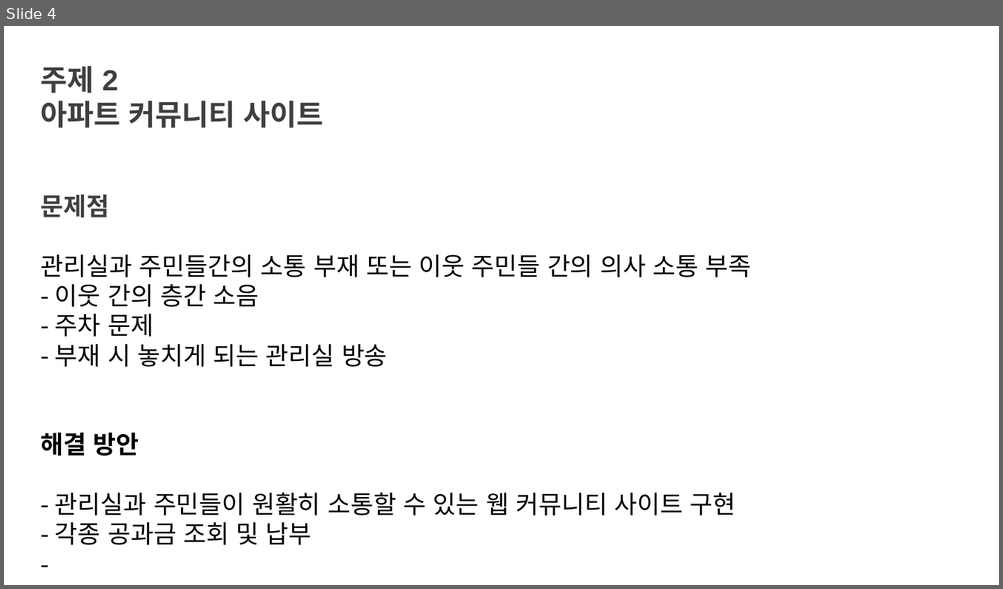
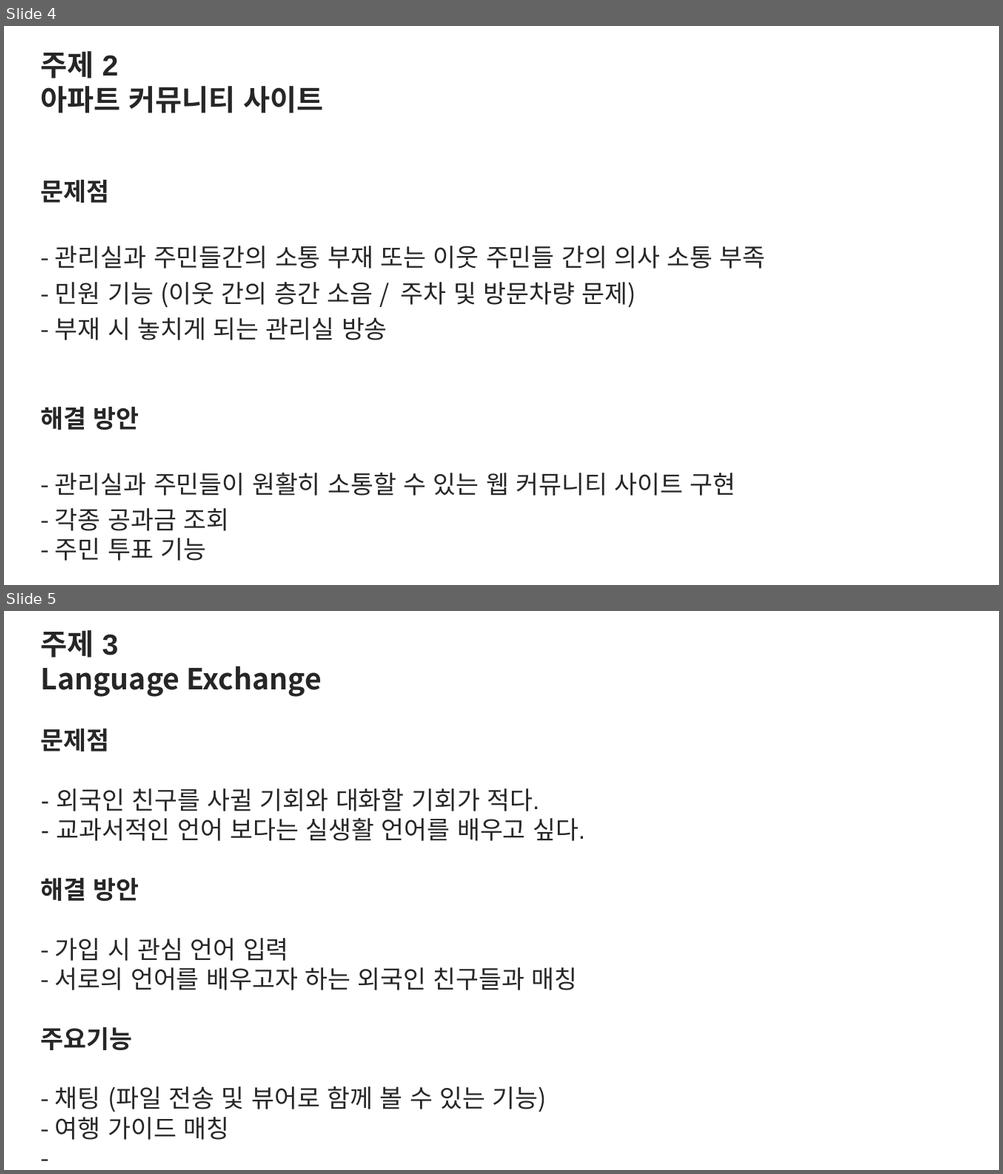
Before and after one commit to Imvely/java87, a slide deck: 기획안_1107_2.pptx. Shown one above the other, each under a label of ours: slide 4 before the commit, slides 4 and 5 after it. The pictures are 1003x589 and 1003x1174 pixels, drawn with LibreOffice and Linux fonts; fonts in the diff are those of the drawing. Boxes give left, top, right and bottom in pixels: in the first picture for what was removed or moved away, otherwise in the second. Text is boxed around its words. In the diff, an @@ line names an element or a change of style, - is before the commit and + after.

```diff
--- a/기획안_1107_2.pptx
+++ b/기획안_1107_2.pptx
@@ slide 5 added at (x1=4, y1=611, x2=999, y2=1170), background #FFFFFF @@
@@ text added at (x1=41, y1=630, x2=585, y2=1140), 24 pt, text #262626 @@
+주제 3
+Language Exchange
+문제점
+- 외국인 친구를 사귈 기회와 대화할 기회가 적다.
+- 교과서적인 언어 보다는 실생활 언어를 배우고 싶다.
+해결 방안
+- 가입 시 관심 언어 입력
+- 서로의 언어를 배우고자 하는 외국인 친구들과 매칭
+주요기능
+- 채팅 (파일 전송 및 뷰어로 함께 볼 수 있는 기능)
+- 여행 가이드 매칭
+-
@@ slide 4 changed as well @@
@@ text "주제 2" moved from (x1=41, y1=66, x2=751, y2=545) to (x1=41, y1=51, x2=765, y2=561) @@
@@ text at (x1=41, y1=51, x2=736, y2=496): text colour #3F3F3F to #262626 in "주제 2", "아파트 커뮤니티 사이트", "문제점"; text colour #000000 to #262626 in "- 부재 시 놓치게 되는 관리실 방송", "해결 방안", "- 관리실과 주민들이 원활히 소통할 수 있는 ..."; line spacing 1 to 1.2 @@
@@ text at (x1=55, y1=246, x2=765, y2=308): text changed; text colour #000000 to #262626 @@
-관리실과 주민들간의 소통 부재 또는 이웃 주민들 간의 의사 소통 부족
-- 이웃 간의 층간 소음
-- 주차 문제
+- 관리실과 주민들간의 소통 부재 또는 이웃 주민들 간의 의사 소통 부족
+- 민원 기능 (이웃 간의 층간 소음 / 주차 및 방문차량 문제)
@@ text at (x1=55, y1=508, x2=229, y2=561): text changed; text colour #000000 to #262626 @@
-- 각종 공과금 조회 및 납부
--
+- 각종 공과금 조회
+- 주민 투표 기능
```
Also in this commit, not shown: 3 other slides changed, 2 slides removed.
